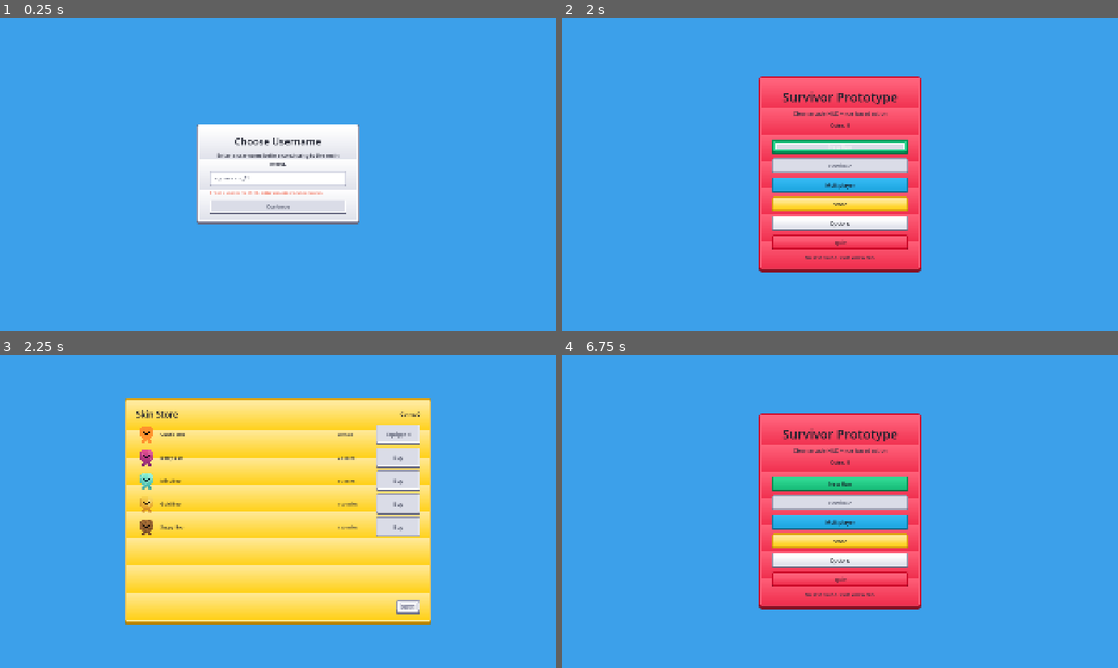
Above: before the commit, frames 1-4 (two rows, left to right).
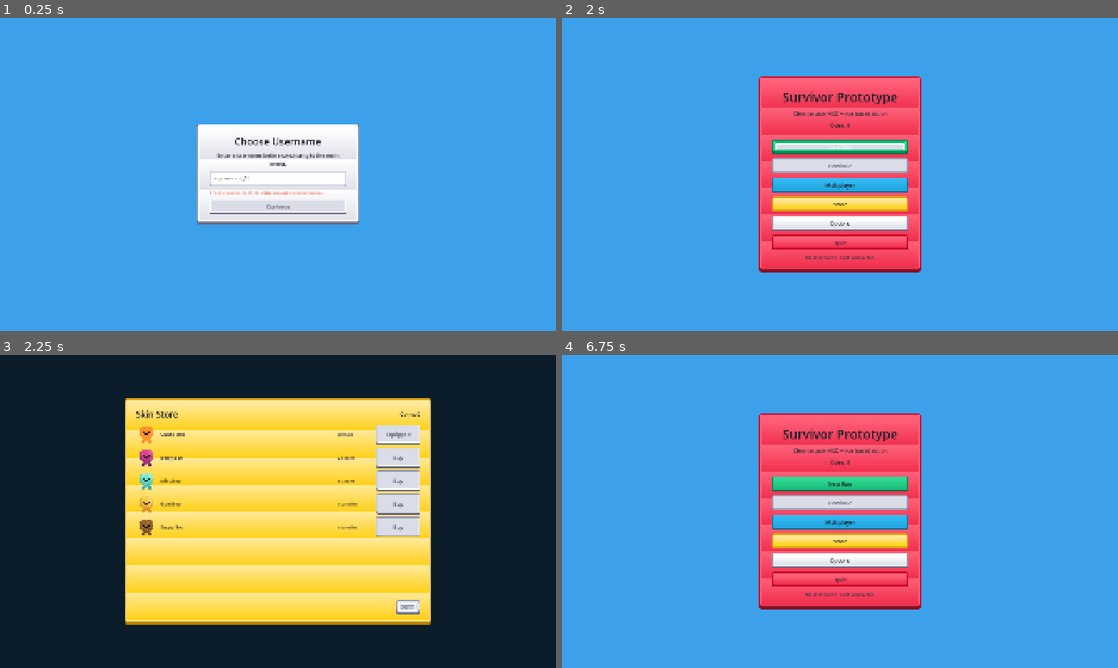
Above: after the commit, the same moments.

Repository: Arjun-Rao-Dev/HappyBoo
Game: Godot game, scene res://ui/username_prompt.tscn
The game is run twice, just before and just after one commit, with the same random seed, the same clock (stepped at 60 frames per second) and the same inputs.
Inputs (mouse positions are in pixels of both pictures, inside the frame that each line leads up to):
- Up to frame 1 (0.25 s): no input
- Up to frame 2 (2 s): click (840, 177) at 0.52 s; type "Alex" at 0.6 s; click "Continue" at 1.25 s
- Up to frame 3 (2.25 s): click "Store" at 2 s
- Up to frame 4 (6.75 s): click "New Run" at 2.75 s; click "New Run" at 3.5 s; click "Options" at 4.25 s; click "Multiplayer" at 5 s; move the mouse to (812, 574) at 5.77 s; hold W (move_up) from 5.78 s (still down); tap Z (throw_bomb) at 5.85 s; click (812, 574) at 5.92 s; move the mouse to (1006, 558) at 6.52 s; tap Keypad Enter at 6.6 s; click (1006, 558) at 6.67 s

Frames 1-2 are identical in both runs. In frame 3, 60% of the frame differs, in the area x 0-100%, y 0-100%; in frame 4, nothing differs.

Commit message:
Add modal overlay to title menu panels

Diff:
--- a/ui/title_menu.gd
+++ b/ui/title_menu.gd
@@ -14,6 +14,7 @@
 @onready var new_run_button: Button = $CenterContainer/Panel/Margin/VBox/NewRunButton
 @onready var quit_button: Button = $CenterContainer/Panel/Margin/VBox/QuitButton
 @onready var status_label: Label = $CenterContainer/Panel/Margin/VBox/StatusLabel
+@onready var modal_overlay: ColorRect = $ModalOverlay
 @onready var options_panel = $OptionsPanel
 @onready var store_panel = $StorePanel
 
@@ -91,21 +92,25 @@
 
 func _on_options_pressed() -> void:
 	store_panel.hide_panel()
+	modal_overlay.visible = true
 	options_panel.show_panel()
 
 
 func _on_store_pressed() -> void:
 	options_panel.hide_panel()
+	modal_overlay.visible = true
 	store_panel.show_panel()
 
 
 func _on_options_closed() -> void:
 	options_panel.hide_panel()
+	modal_overlay.visible = false
 	_refresh_continue_state()
 
 
 func _on_store_closed() -> void:
 	store_panel.hide_panel()
+	modal_overlay.visible = false
 	_refresh_continue_state()
 
 
--- a/ui/title_menu.tscn
+++ b/ui/title_menu.tscn
@@ -97,6 +97,15 @@
 autowrap_mode = 3
 horizontal_alignment = 1
 
+[node name="ModalOverlay" type="ColorRect" parent="." unique_name_in_owner=true]
+visible = false
+layout_mode = 1
+anchors_preset = 15
+anchor_right = 1.0
+anchor_bottom = 1.0
+mouse_filter = 0
+color = Color(0, 0, 0, 0.82)
+
 [node name="OptionsPanel" parent="." unique_name_in_owner=true instance=ExtResource("2_jfgx4")]
 layout_mode = 1
 
